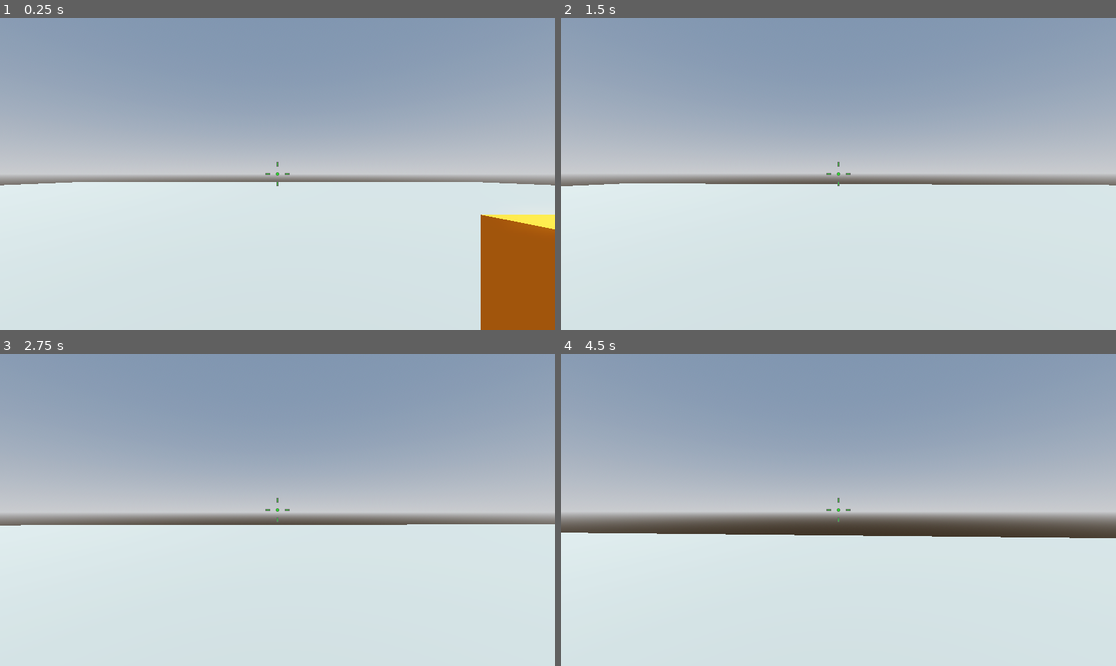
Above: before the commit, frames 1-4 (two rows, left to right).
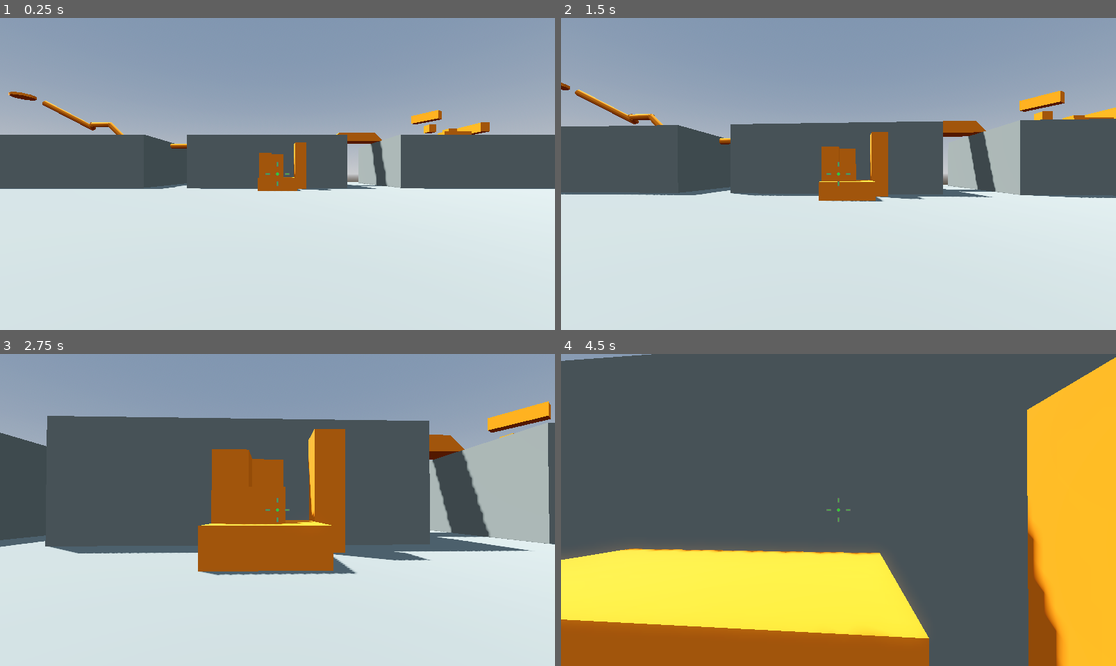
Above: after the commit, the same moments.

Repository: FabioAVSilva/Robo-Rampage
Game: Godot game, scene res://Levels/Sandbox.tscn
The game is run twice, just before and just after one commit, with the same random seed, the same clock (stepped at 60 frames per second) and the same inputs.
Inputs (mouse positions are in pixels of both pictures, inside the frame that each line leads up to):
- Up to frame 1 (0.25 s): no input
- Up to frame 2 (1.5 s): tap Enter at 0.5 s; move the mouse to (866, 174) at 0.52 s; hold W (move_forward) from 0.53 s (still down); tap Space (jump) at 0.77 s; move the mouse to (810, 174) at 1.27 s
- Up to frame 3 (2.75 s): keep holding W (move_forward); tap Space (jump) at 1.52 s; move the mouse to (288, 503) at 2.02 s
- Up to frame 4 (4.5 s): keep holding W (move_forward); move the mouse to (832, 516) at 2.77 s; tap Space (jump) at 3.02, 3.77 s; move the mouse to (877, 513) at 3.52 s; move the mouse to (794, 506) at 4.27 s

The runs differ from the first frame. In frame 1, 22% of the frame differs, in the area x 0-100%, y 23-100%; in frame 2, 23%; in frame 3, 39%; in frame 4, 99%, in the area x 0-100%, y 0-100%.

Commit message:
Added more platforms to sandbox area

Diff:
--- /dev/null
+++ b/Levels/Materials/GrayMaterial.tres
@@ -0,0 +1,4 @@
+[gd_resource type="StandardMaterial3D" format=3 uid="uid://qomvrx038fdg"]
+
+[resource]
+albedo_color = Color(0.470588, 0.498039, 0.47451, 1)
--- /dev/null
+++ b/Levels/Materials/OrangeMaterial.tres
@@ -0,0 +1,4 @@
+[gd_resource type="StandardMaterial3D" format=3 uid="uid://b1bi80fybslkb"]
+
+[resource]
+albedo_color = Color(1, 0.513726, 0.027451, 1)
--- a/Levels/Sandbox.tscn
+++ b/Levels/Sandbox.tscn
@@ -1,6 +1,8 @@
 [gd_scene load_steps=7 format=3 uid="uid://du504deg2a0v4"]
 
 [ext_resource type="PackedScene" uid="uid://388pb8yeqj0h" path="res://Player/player.tscn" id="1_cm70w"]
+[ext_resource type="Material" uid="uid://qomvrx038fdg" path="res://Levels/Materials/GrayMaterial.tres" id="1_q2e3v"]
+[ext_resource type="Material" uid="uid://b1bi80fybslkb" path="res://Levels/Materials/OrangeMaterial.tres" id="3_nwgsj"]
 
 [sub_resource type="ProceduralSkyMaterial" id="ProceduralSkyMaterial_2bpwj"]
 sky_horizon_color = Color(0.662243, 0.671743, 0.686743, 1)
@@ -15,12 +17,6 @@
 tonemap_mode = 2
 glow_enabled = true
 
-[sub_resource type="StandardMaterial3D" id="StandardMaterial3D_ecytd"]
-albedo_color = Color(0.470588, 0.498039, 0.47451, 1)
-
-[sub_resource type="StandardMaterial3D" id="StandardMaterial3D_cm70w"]
-albedo_color = Color(1, 0.513726, 0.027451, 1)
-
 [node name="Sandbox" type="Node3D"]
 
 [node name="WorldEnvironment" type="WorldEnvironment" parent="."]
@@ -34,53 +30,151 @@
 transform = Transform3D(1, 0, 0, 0, 1, 0, 0, 0, 1, 0, -0.5, 0)
 use_collision = true
 size = Vector3(64, 1, 64)
-material = SubResource("StandardMaterial3D_ecytd")
+material = ExtResource("1_q2e3v")
 
 [node name="Player" parent="." instance=ExtResource("1_cm70w")]
-transform = Transform3D(1, 0, 0, 0, 1, 0, 0, 0, 1, 0, 1, 0)
+transform = Transform3D(-4.37114e-08, 0, -1, 0, 1, 0, 1, 0, -4.37114e-08, 0, 1, 0)
 
-[node name="Platform" type="CSGBox3D" parent="."]
-transform = Transform3D(1, 0, 0, 0, 1, 0, 0, 0, 1, 2, 0.5, -0.5)
+[node name="LevelObjects" type="Node3D" parent="."]
+
+[node name="Platform" type="CSGBox3D" parent="LevelObjects"]
+transform = Transform3D(1, 0, 0, 0, 1, 0, 0, 0, 1, 16, 0.5, -0.5)
 use_collision = true
 size = Vector3(1, 1, 2)
-material = SubResource("StandardMaterial3D_cm70w")
+material = ExtResource("3_nwgsj")
 
-[node name="Platform2" type="CSGBox3D" parent="."]
-transform = Transform3D(1, 0, 0, 0, 1, 0, 0, 0, 1, 2, 0.5, 1)
+[node name="Platform2" type="CSGBox3D" parent="LevelObjects"]
+transform = Transform3D(1, 0, 0, 0, 1, 0, 0, 0, 1, 16, 0.5, 1)
 use_collision = true
-material = SubResource("StandardMaterial3D_cm70w")
+material = ExtResource("3_nwgsj")
 
-[node name="Platform3" type="CSGBox3D" parent="."]
-transform = Transform3D(1, 0, 0, 0, 1, 0, 0, 0, 1, 2, 1, 4)
+[node name="Platform3" type="CSGBox3D" parent="LevelObjects"]
+transform = Transform3D(1, 0, 0, 0, 1, 0, 0, 0, 1, 18, 2, 2)
 use_collision = true
-size = Vector3(1, 2, 1)
-material = SubResource("StandardMaterial3D_cm70w")
+size = Vector3(1, 4, 1)
+material = ExtResource("3_nwgsj")
 
-[node name="Platform4" type="CSGBox3D" parent="."]
-transform = Transform3D(1, 0, 0, 0, 1, 0, 0, 0, 1, 3.5, 0.5, 1)
+[node name="Platform4" type="CSGBox3D" parent="LevelObjects"]
+transform = Transform3D(1, 0, 0, 0, 1, 0, 0, 0, 1, 17.5, 0.5, 1)
 use_collision = true
 size = Vector3(2, 1, 1)
-material = SubResource("StandardMaterial3D_cm70w")
+material = ExtResource("3_nwgsj")
 
-[node name="Platform5" type="CSGBox3D" parent="."]
-transform = Transform3D(1, 0, 0, 0, 1, 0, 0, 0, 1, 3, 1.5, 0)
+[node name="Platform5" type="CSGBox3D" parent="LevelObjects"]
+transform = Transform3D(1, 0, 0, 0, 1, 0, 0, 0, 1, 17, 1.5, 0)
 use_collision = true
-material = SubResource("StandardMaterial3D_cm70w")
+material = ExtResource("3_nwgsj")
 
-[node name="Platform6" type="CSGBox3D" parent="."]
-transform = Transform3D(1, 0, 0, 0, 1, 0, 0, 0, 1, 4, 1.5, 0)
+[node name="Platform6" type="CSGBox3D" parent="LevelObjects"]
+transform = Transform3D(1, 0, 0, 0, 1, 0, 0, 0, 1, 18, 1.5, 0)
 use_collision = true
 size = Vector3(1, 3, 1)
-material = SubResource("StandardMaterial3D_cm70w")
+material = ExtResource("3_nwgsj")
 
-[node name="Platform7" type="CSGBox3D" parent="."]
-transform = Transform3D(1, 0, 0, 0, 1, 0, 0, 0, 1, 4, 1.5, -1)
+[node name="Platform7" type="CSGBox3D" parent="LevelObjects"]
+transform = Transform3D(1, 0, 0, 0, 1, 0, 0, 0, 1, 18, 1.5, -1)
 use_collision = true
 size = Vector3(1, 3, 1)
-material = SubResource("StandardMaterial3D_cm70w")
+material = ExtResource("3_nwgsj")
 
-[node name="Platform8" type="CSGBox3D" parent="."]
-transform = Transform3D(1, 0, 0, 0, 1, 0, 0, 0, 1, 3, 1.5, -1)
+[node name="Platform8" type="CSGBox3D" parent="LevelObjects"]
+transform = Transform3D(1, 0, 0, 0, 1, 0, 0, 0, 1, 17, 1.5, -1)
 use_collision = true
 size = Vector3(1, 3, 1)
-material = SubResource("StandardMaterial3D_cm70w")
+material = ExtResource("3_nwgsj")
+
+[node name="Building" type="CSGBox3D" parent="LevelObjects"]
+transform = Transform3D(1, 0, 0, 0, 1, 0, 0, 0, 1, 24, 2.5, -20)
+use_collision = true
+size = Vector3(10, 5, 15)
+material = ExtResource("1_q2e3v")
+
+[node name="Building2" type="CSGBox3D" parent="LevelObjects"]
+transform = Transform3D(1, 0, 0, 0, 1, 0, 0, 0, 1, 24, 2.5, -1)
+use_collision = true
+size = Vector3(10, 5, 15)
+material = ExtResource("1_q2e3v")
+
+[node name="Building3" type="CSGBox3D" parent="LevelObjects"]
+transform = Transform3D(1, 0, 0, 0, 1, 0, 0, 0, 1, 24, 2.5, 19)
+use_collision = true
+size = Vector3(10, 5, 15)
+material = ExtResource("1_q2e3v")
+
+[node name="CSGCylinder3D" type="CSGCylinder3D" parent="LevelObjects"]
+transform = Transform3D(1, 0, 0, 0, -4.37114e-08, -1, 0, 1, -4.37114e-08, 24, 4.60894, -10.5)
+use_collision = true
+radius = 0.3
+height = 5.0
+material = ExtResource("3_nwgsj")
+
+[node name="CSGCylinder3D2" type="CSGCylinder3D" parent="LevelObjects"]
+transform = Transform3D(1, 0, 0, 0, -0.707107, -0.707107, 0, 0.707107, -0.707107, 24, 5.6254, -18.2665)
+use_collision = true
+radius = 0.3
+height = 4.375
+material = ExtResource("3_nwgsj")
+
+[node name="CSGCylinder3D3" type="CSGCylinder3D" parent="LevelObjects"]
+transform = Transform3D(1, 0, 0, 0, -5.96046e-08, -1, 0, 1, -5.96046e-08, 24, 7.09646, -20.71)
+use_collision = true
+radius = 0.3
+height = 2.1875
+material = ExtResource("3_nwgsj")
+
+[node name="CSGCylinder3D4" type="CSGCylinder3D" parent="LevelObjects"]
+transform = Transform3D(0.670414, -0.741988, 4.42259e-08, 0, -5.96046e-08, -1, 0.741988, 0.670414, -3.99598e-08, 24.7167, 7.09646, -22.4509)
+use_collision = true
+radius = 0.3
+height = 2.1875
+material = ExtResource("3_nwgsj")
+
+[node name="CSGCylinder3D5" type="CSGCylinder3D" parent="LevelObjects"]
+transform = Transform3D(0.886831, 0.388628, -0.25, -0.0253052, -0.499359, -0.866025, -0.461402, 0.774344, -0.433013, 24.4537, 8.24332, -24.9399)
+use_collision = true
+radius = 0.3
+height = 5.09375
+material = ExtResource("3_nwgsj")
+
+[node name="CSGCylinder3D6" type="CSGCylinder3D" parent="LevelObjects"]
+transform = Transform3D(1, 0, 0, 0, 1, 0, 0, 0, 1, 22.784, 10.0064, -28.5005)
+use_collision = true
+radius = 1.0
+height = 0.273438
+material = ExtResource("3_nwgsj")
+
+[node name="CSGPolygon3D" type="CSGPolygon3D" parent="LevelObjects"]
+transform = Transform3D(-4.37114e-08, 0, -1, 0, 1, 0, 1, 0, -4.37114e-08, 23, 5, 9)
+use_collision = true
+polygon = PackedVector2Array(-3, 0, -2, 1, 2, 1, 3, 0)
+depth = 2.0
+material = ExtResource("3_nwgsj")
+
+[node name="CSGBox3D" type="CSGBox3D" parent="LevelObjects"]
+transform = Transform3D(1, 0, 0, 0, 1, 0, 0, 0, 1, 23, 5.5, 20)
+use_collision = true
+size = Vector3(1, 1, 3)
+material = ExtResource("3_nwgsj")
+
+[node name="CSGBox3D2" type="CSGBox3D" parent="LevelObjects"]
+transform = Transform3D(-4.37114e-08, 0, -1, 0, 1, 0, 1, 0, -4.37114e-08, 24, 6.5, 23)
+use_collision = true
+size = Vector3(1, 1, 3)
+material = ExtResource("3_nwgsj")
+
+[node name="CSGBox3D3" type="CSGBox3D" parent="LevelObjects"]
+transform = Transform3D(1, 0, 0, 0, 1, 0, 0, 0, 1, 26, 6.5, 23)
+use_collision = true
+size = Vector3(1, 1, 3)
+material = ExtResource("3_nwgsj")
+
+[node name="CSGBox3D5" type="CSGBox3D" parent="LevelObjects"]
+transform = Transform3D(1, 0, 0, 0, 1, 0, 0, 0, 1, 28, 7.5, 21)
+use_collision = true
+material = ExtResource("3_nwgsj")
+
+[node name="CSGBox3D4" type="CSGBox3D" parent="LevelObjects"]
+transform = Transform3D(0.5, 0, -0.866025, 0, 1, 0, 0.866025, 0, 0.5, 26, 8.5, 19)
+use_collision = true
+size = Vector3(1, 1, 3)
+material = ExtResource("3_nwgsj")
